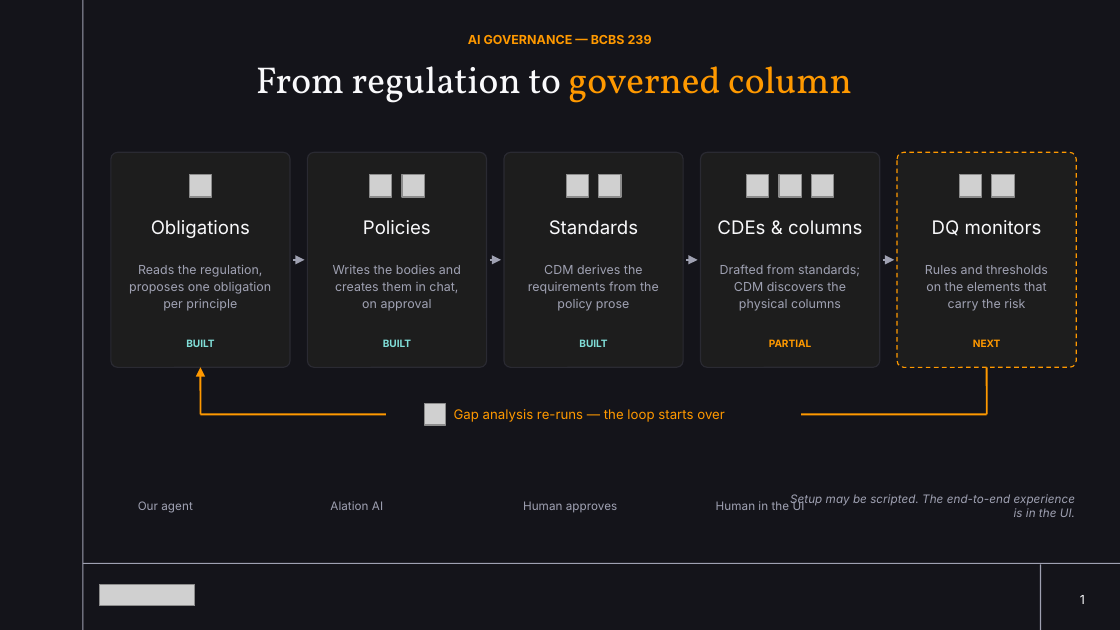
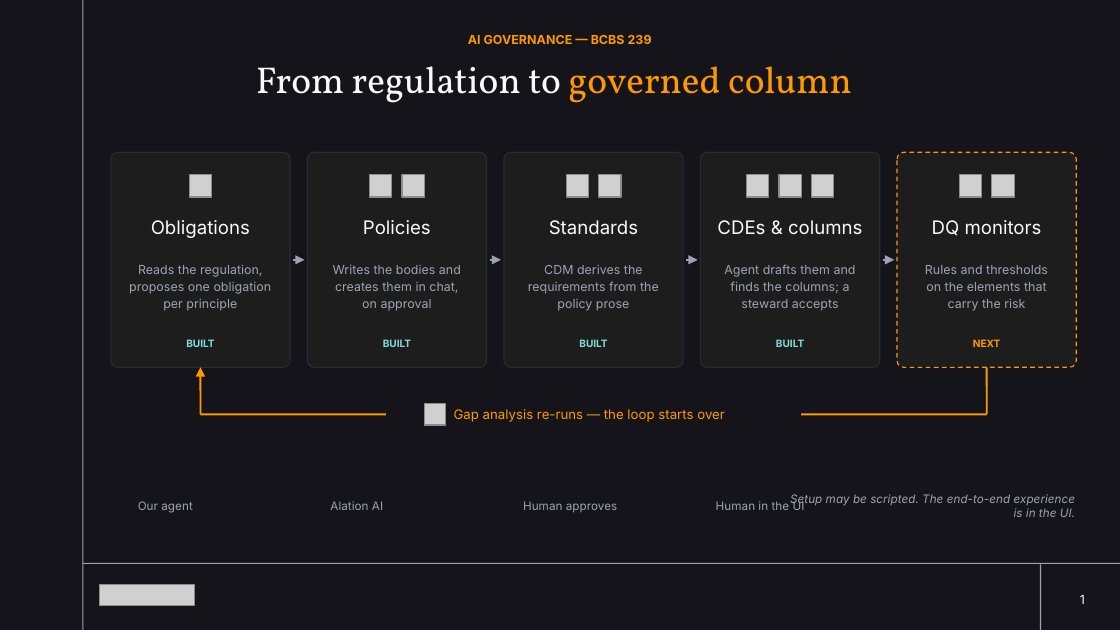
Before and after one commit to noahdonaldson-alation/alation-agent-kit, a slide deck: slide 1 of docs/aios-governance-flow.pptx. Drawn at 1120x630 pixels with LibreOffice and Linux fonts; fonts in the diff are those of the drawing; grey boxes stand for pictures; background and template pictures are left out. Boxes give left, top, right and bottom in pixels: in the first picture for what was removed or moved away, otherwise in the second. Text is boxed around its words. In the diff, an @@ line names an element or a change of style, - is before the commit and + after.

Commit message:
cde_creator v0.3.1: multi-standard CDE and PDE creation
Agent reads every standard governing the regulation, derives the union of
elements, and attaches all applicable standards per element in one create call.
Forced by fields being create-only: a standard cannot be attached afterwards,
so processing standards one at a time permanently precludes the others.

- policy rename: new_version -> full read -> PUT -> publish
- policy relink: re-point sources at a live policy (label, not derivation)
- deploy_tool: refuse to overwrite an Alation base tool on name collision
- Fetch CDE Overlay Standard Detail: the list carries no derived_requirements

```diff
--- a/docs/aios-governance-flow.pptx
+++ b/docs/aios-governance-flow.pptx
@@ text at [724, 264, 856, 311]: text changed @@
-Drafted from standards;
-CDM discovers the
-physical columns
+Agent drafts them and
+finds the columns; a
+steward accepts
@@ text at [776, 339, 804, 347]: text changed; text colour #FF9900 to #80DED8 @@
-PARTIAL
+BUILT
```
Also in this commit, not shown: 5 other files.
